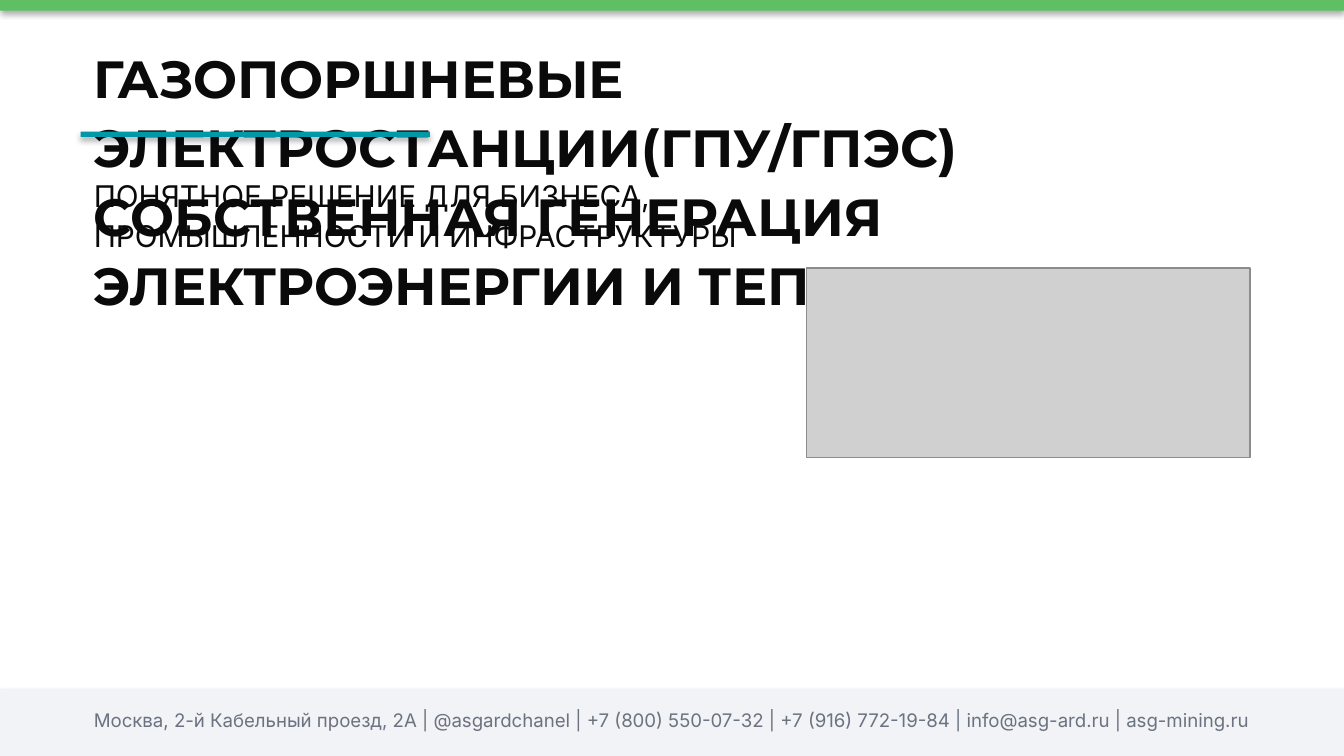
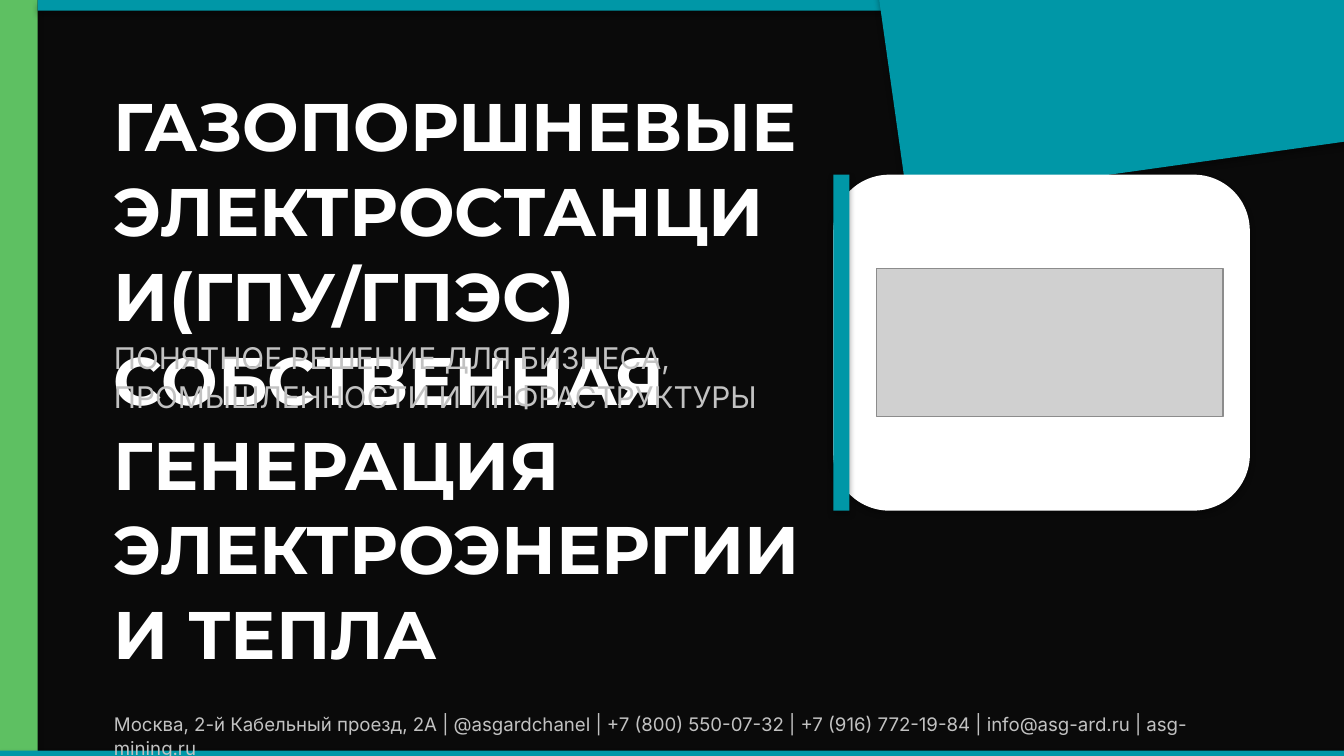
Before and after one commit to Machibo/remote, a slide deck: slide 1 of output/redesign.pptx. Drawn at 1344x756 pixels with LibreOffice and Linux fonts; fonts in the diff are those of the drawing; grey boxes stand for pictures. Boxes give left, top, right and bottom in pixels: in the first picture for what was removed or moved away, otherwise in the second. Text is boxed around its words. In the diff, an @@ line names an element or a change of style, - is before the commit and + after.

```diff
--- a/output/redesign.pptx
+++ b/output/redesign.pptx
@@ rectangle added at bbox=[0, 0, 1344, 755], fill #0A0A0A @@
@@ rectangle added at bbox=[0, 0, 38, 755], fill #5EC062 @@
@@ rectangle: place and size @@
-rectangle at bbox=[0, 0, 1344, 11]
+rectangle at bbox=[38, 0, 1344, 11]
@@ rectangle at bbox=[38, 0, 1344, 11]: fill #5EC062 to #0097A7 @@
@@ rectangle added at bbox=[872, 0, 1344, 203], fill #0097A7 @@
@@ text "ГАЗОПОРШНЕВЫЕ ЭЛЕКТРОСТАНЦИИ(ГПУ/ГПЭС) СОБСТВЕННАЯ ГЕНЕРАЦИЯ ...": place and size @@
-text "ГАЗОПОРШНЕВЫЕ ЭЛЕКТРОСТАНЦИИ(ГПУ/ГПЭС) СОБСТВЕННАЯ ГЕНЕРАЦИЯ ..." at bbox=[94, 60, 957, 318]
+text "ГАЗОПОРШНЕВЫЕ ЭЛЕКТРОСТАНЦИИ(ГПУ/ГПЭС) СОБСТВЕННАЯ ГЕНЕРАЦИЯ ..." at bbox=[114, 103, 800, 660]
@@ text "ГАЗОПОРШНЕВЫЕ ЭЛЕКТРОСТАНЦИИ(ГПУ/ГПЭС) СОБСТВЕННАЯ ГЕНЕРАЦИЯ ..." at bbox=[114, 103, 800, 660]: size 28 to 36 pt, text colour #0A0A0A to #FFFFFF; line spacing 1.1 to 1.05 @@
@@ rectangle removed at bbox=[81, 132, 430, 137] @@
@@ rounded rectangle added at bbox=[833, 175, 1250, 511], fill #FFFFFF @@
@@ rectangle added at bbox=[833, 175, 849, 511], fill #0097A7 @@
@@ picture: place and size @@
-picture at bbox=[806, 267, 1250, 457]
+picture at bbox=[876, 269, 1223, 417]
@@ text "ПОНЯТНОЕ РЕШЕНИЕ ДЛЯ БИЗНЕСА, ПРОМЫШЛЕННОСТИ ...": place and size @@
-text "ПОНЯТНОЕ РЕШЕНИЕ ДЛЯ БИЗНЕСА, ПРОМЫШЛЕННОСТИ ..." at bbox=[94, 185, 736, 249]
+text "ПОНЯТНОЕ РЕШЕНИЕ ДЛЯ БИЗНЕСА, ПРОМЫШЛЕННОСТИ ..." at bbox=[114, 347, 756, 410]
@@ text "ПОНЯТНОЕ РЕШЕНИЕ ДЛЯ БИЗНЕСА, ПРОМЫШЛЕННОСТИ ..." at bbox=[114, 347, 756, 410]: text colour #0A0A0A to #C2C2C2 @@
@@ text "Москва, 2-й Кабельный проезд, 2А ...": place and size @@
-text "Москва, 2-й Кабельный проезд, 2А ..." at bbox=[94, 712, 1248, 731]
+text "Москва, 2-й Кабельный проезд, 2А ..." at bbox=[114, 715, 1186, 756]
@@ text "Москва, 2-й Кабельный проезд, 2А ..." at bbox=[114, 715, 1186, 756]: text colour #6B7280 to #C2C2C2 @@
@@ rectangle: place and size @@
-rectangle at bbox=[0, 688, 1344, 755]
+rectangle at bbox=[0, 750, 1344, 755]
@@ rectangle at bbox=[0, 750, 1344, 755]: fill #F1F3F6 to #0097A7 @@
```
Also in this commit, not shown: 19 other slides changed, 1 other file.
